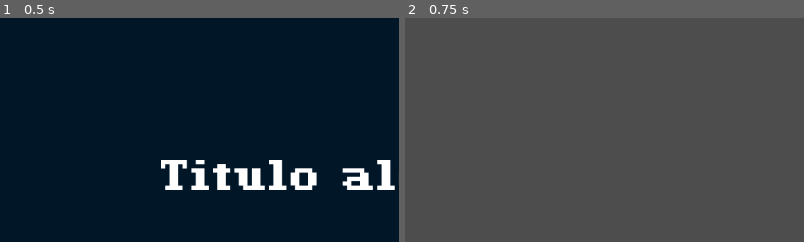
Above: before the commit, frames 1-2 (left to right).
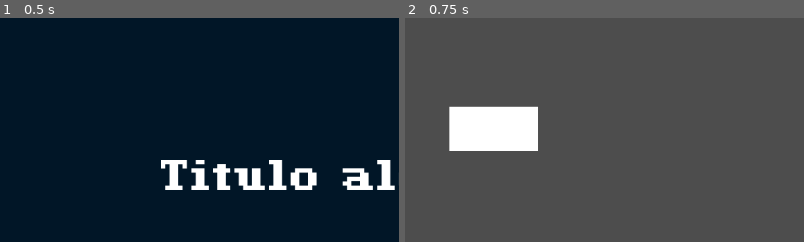
Above: after the commit, the same moments.

Repository: Ruunah/Final_Project
Game: Godot game, scene res://Scenes/MainMenu.tscn
Two runs of this game, one before a commit and one after it. Both use one fixed random seed, a clock stepped at 60 frames per second and the inputs below.
Inputs:
- Up to frame 1 (0.5 s): no input
- Up to frame 2 (0.75 s): click "Jogar" at 0.5 s
The pictures show only the part of the screen within x 0-50%, y 0-50%; the shares and areas given below are measured in that part.

Frame 1 is identical in both runs. In frame 2, 4.5% of the frame differs, in the area x 11-34%, y 39-60%.

Commit message:
idfc abt message

Diff:
--- /dev/null
+++ b/Prefabs/Player.tscn
@@ -0,0 +1,19 @@
+[gd_scene load_steps=4 format=3 uid="uid://qdp2rlyssl03"]
+
+[ext_resource type="Script" uid="uid://bfggog5oblush" path="res://Scripts/Player.gd" id="1_um8lo"]
+
+[sub_resource type="RectangleShape2D" id="RectangleShape2D_um8lo"]
+size = Vector2(16, 32)
+
+[sub_resource type="CapsuleShape2D" id="CapsuleShape2D_um8lo"]
+radius = 6.0
+height = 28.0
+
+[node name="Player" type="CharacterBody2D"]
+script = ExtResource("1_um8lo")
+
+[node name="Colision" type="CollisionShape2D" parent="."]
+shape = SubResource("RectangleShape2D_um8lo")
+
+[node name="Hurt_Box" type="CollisionShape2D" parent="."]
+shape = SubResource("CapsuleShape2D_um8lo")
--- a/Scenes/Main.tscn
+++ b/Scenes/Main.tscn
@@ -1,3 +1,23 @@
-[gd_scene format=3 uid="uid://bprr5poxgm48i"]
+[gd_scene load_steps=3 format=3 uid="uid://bprr5poxgm48i"]
+
+[ext_resource type="PackedScene" uid="uid://qdp2rlyssl03" path="res://Prefabs/Player.tscn" id="1_r150o"]
+
+[sub_resource type="RectangleShape2D" id="RectangleShape2D_r150o"]
+size = Vector2(128, 64)
 
 [node name="Main" type="Node2D"]
+
+[node name="Player" parent="." instance=ExtResource("1_r150o")]
+position = Vector2(95, 40)
+
+[node name="Plataforma1" type="StaticBody2D" parent="."]
+
+[node name="CollisionShape2D" type="CollisionShape2D" parent="Plataforma1"]
+position = Vector2(128, 160)
+shape = SubResource("RectangleShape2D_r150o")
+
+[node name="ColorRect" type="ColorRect" parent="Plataforma1"]
+offset_left = 64.0
+offset_top = 128.0
+offset_right = 192.0
+offset_bottom = 192.0
--- /dev/null
+++ b/Scripts/Player.gd
@@ -0,0 +1,25 @@
+extends CharacterBody2D
+
+
+const SPEED = 300.0
+const JUMP_VELOCITY = -400.0
+
+
+func _physics_process(delta: float) -> void:
+	# Add the gravity.
+	if not is_on_floor():
+		velocity += get_gravity() * delta
+
+	# Handle jump.
+	if Input.is_action_just_pressed("ui_accept") and is_on_floor():
+		velocity.y = JUMP_VELOCITY
+
+	# Get the input direction and handle the movement/deceleration.
+	# As good practice, you should replace UI actions with custom gameplay actions.
+	var direction := Input.get_axis("ui_left", "ui_right")
+	if direction:
+		velocity.x = direction * SPEED
+	else:
+		velocity.x = move_toward(velocity.x, 0, SPEED)
+
+	move_and_slide()
Not shown, added: Scripts/Player.gd.uid
Binary file added: Vfx/Sprites/Player/Attack/__Zombie01_Attack_000.png
Not shown, added: Vfx/Sprites/Player/Attack/__Zombie01_Attack_000.png.import
Binary file added: Vfx/Sprites/Player/Attack/__Zombie01_Attack_001.png
Not shown, added: Vfx/Sprites/Player/Attack/__Zombie01_Attack_001.png.import
Binary file added: Vfx/Sprites/Player/Attack/__Zombie01_Attack_002.png
Not shown, added: Vfx/Sprites/Player/Attack/__Zombie01_Attack_002.png.import
Binary file added: Vfx/Sprites/Player/Attack/__Zombie01_Attack_003.png
Not shown, added: Vfx/Sprites/Player/Attack/__Zombie01_Attack_003.png.import
Binary file added: Vfx/Sprites/Player/Attack/__Zombie01_Attack_004.png
Not shown, added: Vfx/Sprites/Player/Attack/__Zombie01_Attack_004.png.import
Binary file added: Vfx/Sprites/Player/Attack/__Zombie01_Attack_005.png
(and 77 more such lines)
